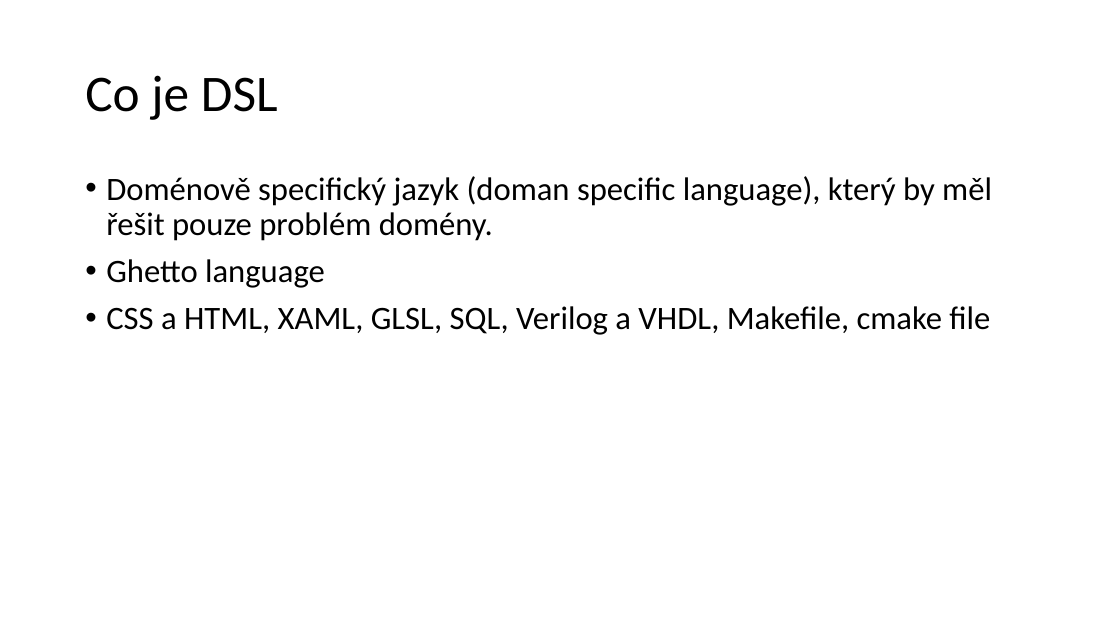
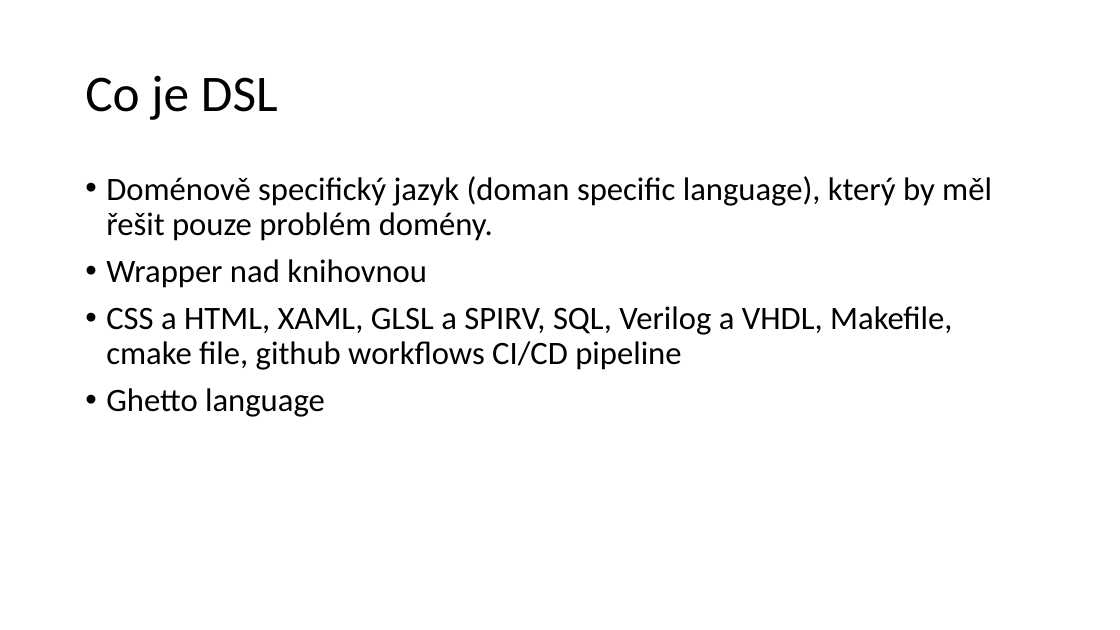
Before and after one commit to SturdyPose/Taskell-bachelor-thesis, a slide deck: slide 7 of TacitProgramming.pptx (slide 5 before the commit). Drawn at 1120x630 pixels with LibreOffice and Linux fonts; fonts in the diff are those of the drawing. Boxes give left, top, right and bottom in pixels: in the first picture for what was removed or moved away, otherwise in the second. Text is boxed around its words. In the diff, an @@ line names an element or a change of style, - is before the commit and + after.

Commit message:
update presentation

```diff
--- a/TacitProgramming.pptx
+++ b/TacitProgramming.pptx
@@ text at (x1=106, y1=259, x2=952, y2=370): paragraphs added @@
+• Wrapper nad knihovnou
+• CSS a HTML, XAML, GLSL a SPIRV, SQL, Verilog a VHDL, Makefile, cmake file, github workflows CI/CD pipeline
@@ text at (x1=106, y1=306, x2=990, y2=335): paragraph removed @@
-• CSS a HTML, XAML, GLSL, SQL, Verilog a VHDL, Makefile, cmake file
```
Also in this commit, not shown: 5 other slides changed, 3 slides added, 3 slides removed.
